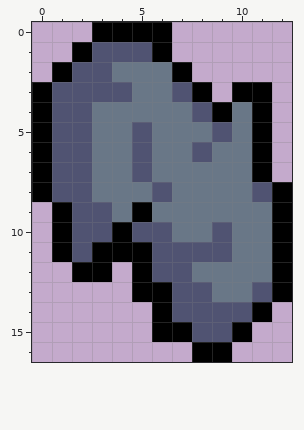
A pixel-art sprite gets an edit: Content/graphics/ui/heart_2.png. This is how it looked before the edit.
The file is 13x17 pixels.
The result:
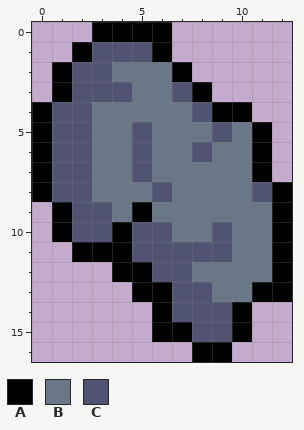
Palette (. is transparent): A #000000  B #697787  C #505372
From old to new:
y 3: x 0..1 AC -> .A; x 10..11 AA -> ..
y 4: x 10..11 BA -> A.
y 11: x 1..2 AC -> .A; x 5 A -> C
y 12: x 2..4 AA. -> ..A
y 13: x 11 C -> A
y 14: x 10..11 CA -> A.
Boxes around the changes in both pictures, in picture pixels (x1, y1, x2, y2):
changed: (32, 82, 72, 102)
changed: (232, 82, 272, 122)
changed: (52, 242, 152, 282)
changed: (232, 282, 272, 322)
